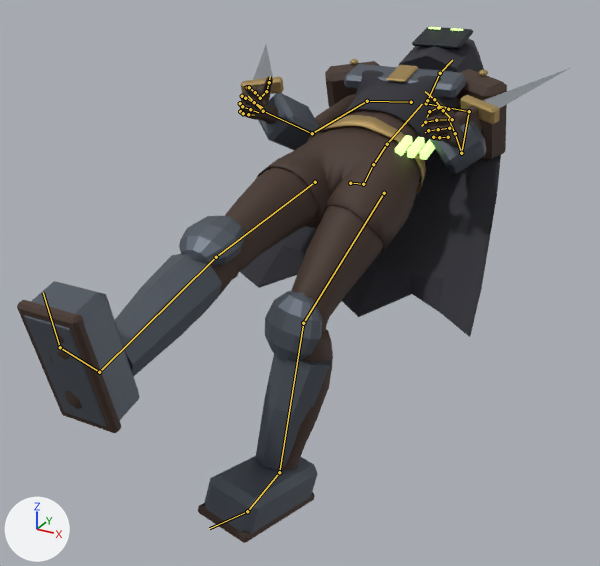
The FBX model MobileGame/Assets/Art/DarkFantasy/Models/Rogue_Woman.fbx as it was, and as the next commit left it.
Camera for both pictures: a 50 mm camera at (0.9, -1.93, 1.54) aimed at (-0.13, -0.06, 0.61). Arrows for +X, +Y and +Z are at lower left; the lights stay in place. The older version comes first. Both versions are drawn at frame 38 of the action 'Rogue_WomanSkeleton|Death'; the numbers are the values there. The bones that change, and the others that lie on the model, are drawn over the model as lines.

Names of what the first picture shows: 'Rogue_Woman'.
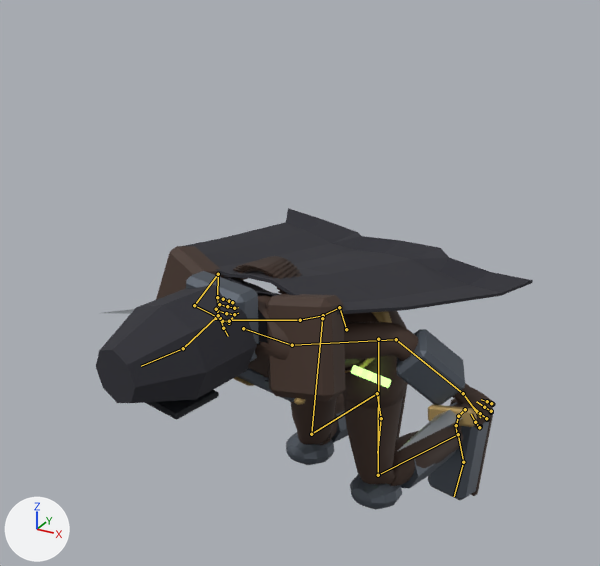
What the commit changed:
Bone 'pelvis' (bone_pelvis) moves from (0.0, 0.0, 0.0) to (0.0, -0.366, -0.226).
Bone 'pelvis' (bone_pelvis) turns from (-75, 0, 0) to (56, -10, -6) degrees about its own x, y and z.
Bone 'spine_01' (bone_spine_01) turns from (0, 0, 0) to (15, 0, 0) degrees about its own x, y and z.
Bone 'upperarm_l' (bone_upperarm_l) turns from (-1, -1, -28) to (-14, -7, -7) degrees about its own x, y and z.
Bone 'upperarm_r' (bone_upperarm_r) turns from (-1, 1, 28) to (-14, 7, 7) degrees about its own x, y and z.
Bone 'neck_01' (bone_neck_01) turns from (0, 0, 0) to (20, 0, 0) degrees about its own x, y and z.
Bone 'thigh_l' (bone_thigh_l) turns from (25, 0, 0) to (-49, 5, 24) degrees about its own x, y and z.
Bone 'calf_l' (bone_calf_l) turns from (40, 0, 0) to (80, 5, 3) degrees about its own x, y and z.
Bone 'thigh_r' (bone_thigh_r) turns from (0, 0, 0) to (-44, -4, -22) degrees about its own x, y and z.
Bone 'calf_r' (bone_calf_r) turns from (0, 0, 0) to (75, -5, -3) degrees about its own x, y and z.

Where the change shows, as pixel boxes [x1, y1, x2, y2] in the pictures (600 x 566 px):
'Rogue_Woman', posed: before [17, 27, 572, 543]; after [96, 208, 533, 510]
bone 'pelvis', root to tip: before (350, 183) to (365, 184); after (346, 329) to (339, 305)
bone 'spine_01', root to tip: before (363, 184) to (373, 164); after (339, 307) to (323, 315)
bone 'upperarm_l', root to tip: before (469, 111) to (461, 153); after (292, 345) to (396, 339)
bone 'upperarm_r', root to tip: before (367, 101) to (312, 133); after (194, 305) to (218, 274)
bone 'neck_01', root to tip: before (427, 100) to (440, 73); after (218, 315) to (183, 348)
bone 'thigh_l', root to tip: before (384, 193) to (303, 323); after (378, 339) to (378, 475)
bone 'calf_l', root to tip: before (303, 323) to (279, 472); after (378, 475) to (458, 434)
bone 'thigh_r', root to tip: before (315, 182) to (216, 257); after (322, 318) to (311, 434)
bone 'calf_r', root to tip: before (216, 257) to (99, 372); after (311, 434) to (377, 393)
